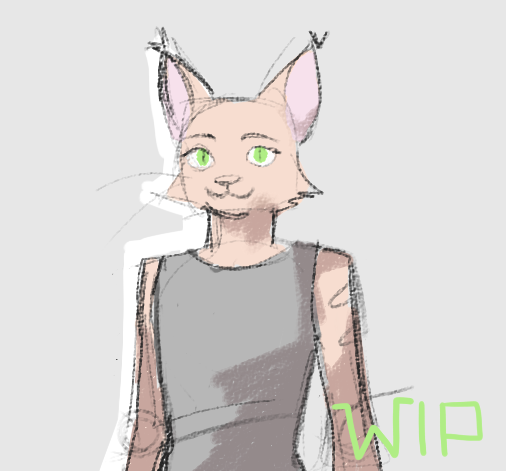
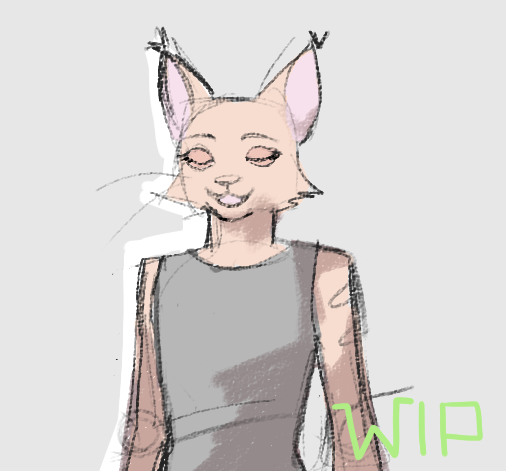
Layer changes from the first 506×471 image to the second:
painted on "Layer3" over [331, 397, 391, 461]
showed group "Set3" (3 layers) over [95, 26, 415, 471]
painted on "5_ske" over [95, 26, 414, 471]
painted on "5_sha" over [119, 92, 415, 471]
painted on "5_col" over [125, 50, 383, 471]
painted on "1_ske" over [95, 26, 415, 471]
painted on "1_sha" over [119, 92, 415, 471]
painted on "1_col" over [125, 50, 383, 471]
painted on "Layer4" over [99, 34, 235, 470]
